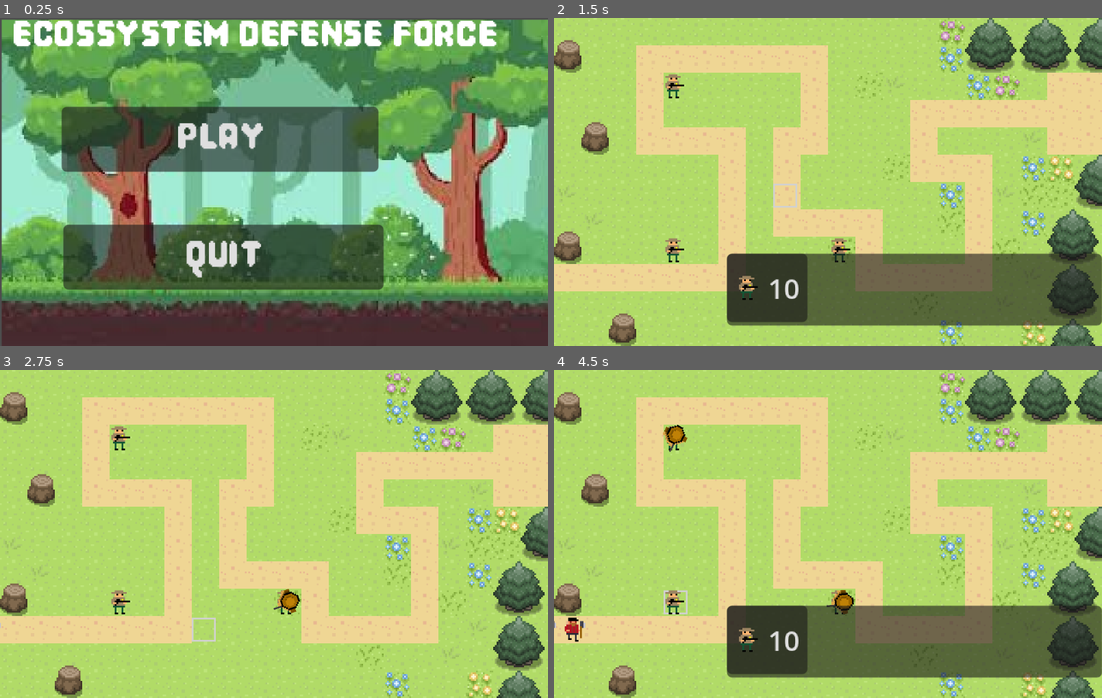
Above: before the commit, frames 1-4 (two rows, left to right).
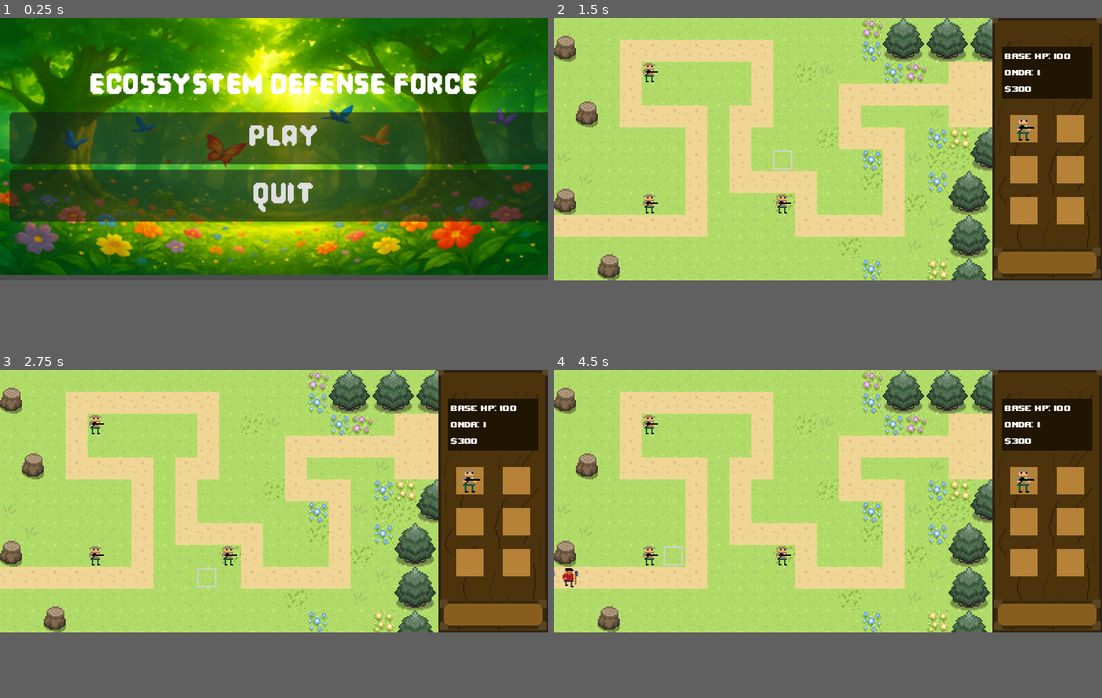
Above: after the commit, the same moments.

Repository: Ecosystem-defense-force/jogo
Game: Godot game, scene res://MenuPrincipal.tscn
Same seed, same stepped clock (60 frames per second), same inputs: the game is played once before the commit and once after it.
Inputs (mouse positions are in pixels of both pictures, inside the frame that each line leads up to):
- Up to frame 1 (0.25 s): no input
- Up to frame 2 (1.5 s): click "Play" at 0.5 s; tap Enter at 1.25 s; drag from (838, 250) to (674, 86) at 1.27 s
- Up to frame 3 (2.75 s): click (213, 638) at 2 s, where only the run before the commit has a clickable "10"
- Up to frame 4 (4.5 s): drag from (674, 438) to (838, 602) at 2.77 s; click (767, 638) at 3.5 s, where only the run before the commit has a clickable "10"; move the mouse to (674, 602) at 4.27 s; click (674, 602) at 4.42 s
In our replay, the window is 800x480 before the commit and 800x384 after it. These sizes can differ from the game's own. Grey fills any space a smaller window leaves; there, only what the larger window draws over its background counts as a difference.

The runs differ from the first frame. In frame 1, 86% of the frame differs, in the area x 0-100%, y 0-100%; in frame 2, 60%; in frame 3, 51%; in frame 4, 60%.

Commit message:
Ajuste do tamanho das telas

Diff:
--- a/ecosystem-defence-force/MenuPrincipal.tscn
+++ b/ecosystem-defence-force/MenuPrincipal.tscn
@@ -1,7 +1,7 @@
 [gd_scene load_steps=4 format=3 uid="uid://d10sqpwwvpya"]
 
-[ext_resource type="Texture2D" uid="uid://bt7ohjode8cul" path="res://sprites/login.jpg" id="1_0oe1n"]
 [ext_resource type="FontFile" uid="uid://dmmiu372rqjto" path="res://sprites/Pixel Game.otf" id="1_ba235"]
+[ext_resource type="Texture2D" uid="uid://bxwkv4vwn2q8p" path="res://sprites/victorious_forest_400x192_final.png" id="2_ba235"]
 
 [sub_resource type="GDScript" id="GDScript_ba235"]
 script/source = "extends Control
@@ -49,40 +49,32 @@
 offset_bottom = -4.0
 grow_horizontal = 2
 grow_vertical = 2
+alignment = 1
 
 [node name="Label" type="Label" parent="CanvasLayer/VBoxContainer"]
 layout_mode = 2
 theme_override_fonts/font = ExtResource("1_ba235")
 theme_override_font_sizes/font_size = 29
 text = "ECOSSYSTEM DEFENSE FORCE"
+horizontal_alignment = 1
 
-[node name="Start" type="Button" parent="CanvasLayer/VBoxContainer/Label"]
-layout_mode = 1
-offset_left = 29.0
-offset_top = 56.0
-offset_right = 214.0
-offset_bottom = 91.0
+[node name="Start" type="Button" parent="CanvasLayer/VBoxContainer"]
+layout_mode = 2
 theme_override_fonts/font = ExtResource("1_ba235")
 theme_override_font_sizes/font_size = 29
 text = "Play"
 
-[node name="Quit" type="Button" parent="CanvasLayer/VBoxContainer/Label/Start"]
-layout_mode = 0
-offset_left = 1.0
-offset_top = 69.0
-offset_right = 188.0
-offset_bottom = 105.0
+[node name="Quit" type="Button" parent="CanvasLayer/VBoxContainer"]
+layout_mode = 2
 theme_override_fonts/font = ExtResource("1_ba235")
 theme_override_font_sizes/font_size = 29
 text = "Quit"
 
 [node name="TextureRect" type="TextureRect" parent="."]
 layout_mode = 0
-offset_left = 1.0
-offset_top = 5.0
-offset_right = 329.0
-offset_bottom = 197.0
-texture = ExtResource("1_0oe1n")
+offset_right = 400.0
+offset_bottom = 192.0
+texture = ExtResource("2_ba235")
 
-[connection signal="pressed" from="CanvasLayer/VBoxContainer/Label/Start" to="." method="_on_start_pressed"]
-[connection signal="pressed" from="CanvasLayer/VBoxContainer/Label/Start/Quit" to="." method="_on_quit_pressed"]
+[connection signal="pressed" from="CanvasLayer/VBoxContainer/Start" to="." method="_on_start_pressed"]
+[connection signal="pressed" from="CanvasLayer/VBoxContainer/Quit" to="." method="_on_quit_pressed"]
--- a/ecosystem-defence-force/project.godot
+++ b/ecosystem-defence-force/project.godot
@@ -25,7 +25,7 @@
 
 [display]
 
-window/size/viewport_width=320
+window/size/viewport_width=400
 window/size/viewport_height=192
 window/size/mode=2
 window/size/resizable=false
--- a/ecosystem-defence-force/tela_derrota.tscn
+++ b/ecosystem-defence-force/tela_derrota.tscn
@@ -1,8 +1,8 @@
 [gd_scene load_steps=4 format=3 uid="uid://loxi71omvgw3"]
 
-[ext_resource type="Texture2D" uid="uid://bnailvsarh1lk" path="res://sprites/forest_on_fire_320x192.png" id="1_6l0yx"]
 [ext_resource type="Script" uid="uid://b2rkn334bin18" path="res://tela_derrota.gd" id="1_kkw63"]
 [ext_resource type="FontFile" uid="uid://dmmiu372rqjto" path="res://sprites/Pixel Game.otf" id="2_kkw63"]
+[ext_resource type="Texture2D" uid="uid://ejralq4cyt41" path="res://sprites/forest_on_fire_400x192_final.png" id="3_kkw63"]
 
 [node name="TelaDerrota" type="Control"]
 layout_mode = 3
@@ -12,12 +12,6 @@
 grow_horizontal = 2
 grow_vertical = 2
 script = ExtResource("1_kkw63")
-
-[node name="TextureRect" type="TextureRect" parent="."]
-layout_mode = 0
-offset_right = 40.0
-offset_bottom = 40.0
-texture = ExtResource("1_6l0yx")
 
 [node name="CanvasLayer" type="CanvasLayer" parent="."]
 
@@ -48,5 +42,11 @@
 theme_override_font_sizes/font_size = 29
 text = "Quit"
 
+[node name="TextureRect" type="TextureRect" parent="."]
+layout_mode = 0
+offset_right = 40.0
+offset_bottom = 40.0
+texture = ExtResource("3_kkw63")
+
 [connection signal="pressed" from="CanvasLayer/VBoxContainer/Menu" to="." method="_on_menu_pressed"]
 [connection signal="pressed" from="CanvasLayer/VBoxContainer/Quit" to="." method="_on_quit_pressed"]
--- a/ecosystem-defence-force/tela_vitoria.tscn
+++ b/ecosystem-defence-force/tela_vitoria.tscn
@@ -2,7 +2,7 @@
 
 [ext_resource type="FontFile" uid="uid://dmmiu372rqjto" path="res://sprites/Pixel Game.otf" id="1_nsdld"]
 [ext_resource type="Script" uid="uid://dpgtjy2lkidyw" path="res://tela_vitoria.gd" id="1_sw3hn"]
-[ext_resource type="Texture2D" uid="uid://cjaq3bmobstej" path="res://sprites/victorious_forest_no_text_320x192.png" id="2_sw3hn"]
+[ext_resource type="Texture2D" uid="uid://bxwkv4vwn2q8p" path="res://sprites/victorious_forest_400x192_final.png" id="3_sw3hn"]
 
 [node name="Tela_vitoria" type="Control"]
 layout_mode = 3
@@ -19,6 +19,7 @@
 anchors_preset = 15
 anchor_right = 1.0
 anchor_bottom = 1.0
+offset_right = -1.0
 grow_horizontal = 2
 grow_vertical = 2
 alignment = 1
@@ -28,6 +29,7 @@
 theme_override_fonts/font = ExtResource("1_nsdld")
 theme_override_font_sizes/font_size = 29
 text = "You Saved The Forest!"
+horizontal_alignment = 1
 
 [node name="Menu" type="Button" parent="CanvasLayer/VBoxContainer"]
 layout_mode = 2
@@ -45,7 +47,7 @@
 layout_mode = 0
 offset_right = 40.0
 offset_bottom = 40.0
-texture = ExtResource("2_sw3hn")
+texture = ExtResource("3_sw3hn")
 
 [connection signal="pressed" from="CanvasLayer/VBoxContainer/Menu" to="." method="_on_menu_pressed"]
 [connection signal="pressed" from="CanvasLayer/VBoxContainer/Quit" to="." method="_on_quit_pressed"]
Binary file removed: ecosystem-defence-force/sprites/cena-de-pixels-graficos-de-8-bits-com-floresta.png
Binary file added: ecosystem-defence-force/sprites/forest_on_fire_400x192_final.png
Not shown, added: ecosystem-defence-force/sprites/forest_on_fire_400x192_final.png.import
Binary file added: ecosystem-defence-force/sprites/victorious_forest_400x192_final.png
Not shown, changed: ecosystem-defence-force/sprites/victorious_forest_400x192_final.png.import
